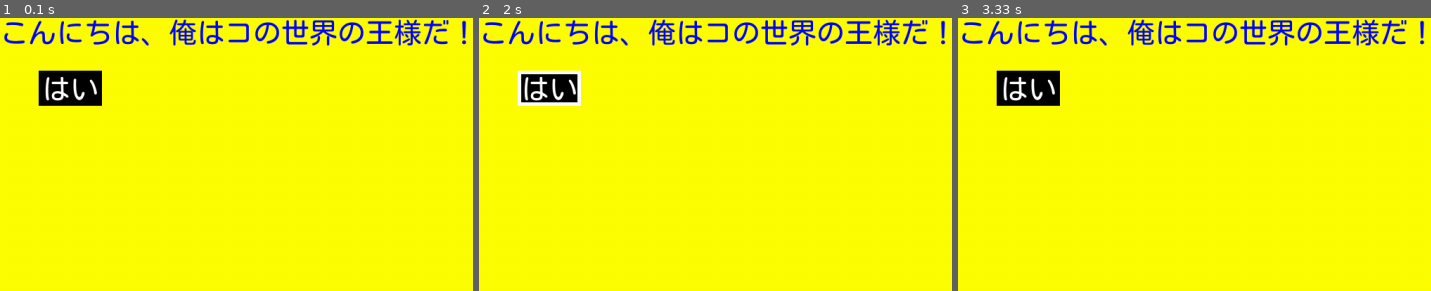
Above: before the commit, frames 1-3 (left to right).
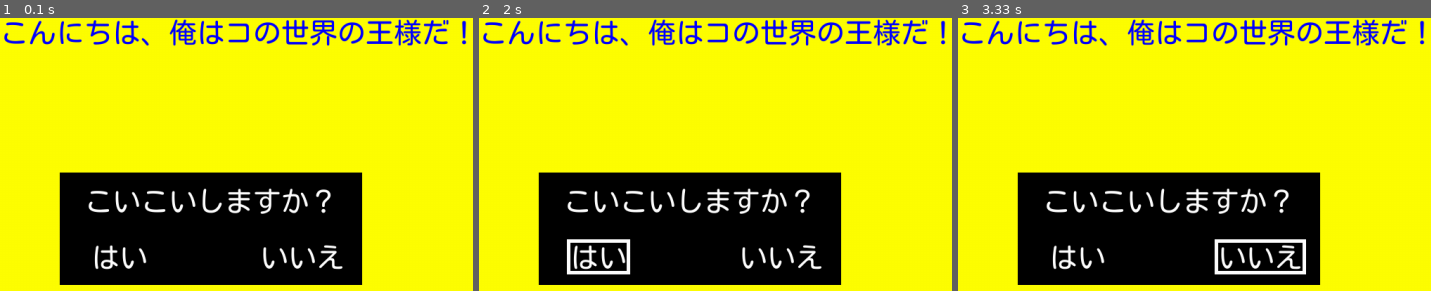
Above: after the commit, the same moments.

Repository: sammy12519/Hanafuda
Game: pygame game, started from test.py
The game is run twice, just before and just after one commit, with the same random seed, the same clock (stepped at 60 frames per second) and the same inputs.
Inputs (mouse positions are in pixels of both pictures, inside the frame that each line leads up to):
- Up to frame 1 (0.1 s): no input
- Up to frame 2 (2 s): click "はい" at 0.38 s; click (781, 258) at 0.72 s, where only the run after the commit has a clickable "いいえ"; click (649, 214) at 1.05 s; click "はい" at 1.88 s
- Up to frame 3 (3.33 s): click (outside the picture) at 2.22 s; click (1260, 258) at 3.05 s, where only the run after the commit has a clickable "いいえ"

The runs differ from the first frame. In frame 1, 28% of the frame differs, in the area x 8-77%, y 19-98%; in frame 2, 28%; in frame 3, 28%.

Commit message:
koikoi panel settings

Diff:
--- a/game.py
+++ b/game.py
@@ -35,6 +35,25 @@
 DECK_SIZE = 8
 POOL_SIZE = 8
 
+COVER_BOARDER = 10
+
+#colors
+WHITE = [255, 255, 255]
+YELLOW = [255, 255, 0]
+BLACK = [0, 0, 0]
+GRAY = [128, 128, 128]
+BLUE = [0, 128, 255]
+
+CARD_CONTENTS = [[i, j] for i in range(1, 13) for j in range(1, 5)]
+card_contents = CARD_CONTENTS
+
+screen = pygame.display.set_mode((WINDOW_SIZE_X, WINDOW_SIZE_Y))
+done = False
+flag = True
+
+# MOVE_TIME = 0.5
+MOVE_FRAME = 30
+
 #card properties
 prop_dic = {'kou':0, 'subkou':1, 'tane':2, 'tane_ani':3, 'tan':4, 'tan_r':5, 'tan_b':6, 'kasu':7}
 PROP_DIC_LEN = 8
@@ -136,35 +155,55 @@
 class YesNoPanel:
     def __init__(self, font, q_text, y_text, n_text,
                  color = WHITE, back_color = BLACK):
-        self.text_list = [q_text, y_text, n_text]
-        self.surf_list = [self.q_surf, self.y_surf, self.n_surf]
-        self.rect_list = [self.q_rect, self.y_rect, self.n_rect]
-        lists = zip(self.text_list, self.surf_list, self.rect_list)
-        for text, surf, rect in lists:
-            surf, rect = get_surf(font, text, color)
+        self.color = color
+        self.back_color = back_color
+        self.q_surf, self.q_rect = get_surf(font, q_text, color)
+        self.y_button = Button(font, y_text, color, back_color)
+        self.n_button = Button(font, n_text, color, back_color)
+        self.buttons = [self.y_button, self.n_button]
+        self.spacing = np.maximum(self.y_button.width, self.n_button.width)
+        self.center_y = self.q_rect.center[1] + self.q_rect.height
+        self.center_x = self.q_rect.center[0]
+        self.center = [self.center_x, self.center_y]
+        b_w = np.maximum(self.y_button.width, self.n_button.width)
+        self.boarder = 20
+        self.width = np.maximum(self.q_rect.width, 3 * b_w) + 2 * self.boarder
+        self.height = 3 * self.q_rect.height + 2 * self.boarder
+        self.size = [self.width, self.height]
+        self.topleft = []
+        self.set_center(self.center)
+
+    def set_center(self, center):
+        self.center = center
+        self.topleft = [self.center[0] - self.width / 2, self.center[1] - self.height / 2]
+        self.q_rect.center = [center[0], center[1] - self.q_rect.height]
+        b_w = np.maximum(self.y_button.width, self.n_button.width)
+        y_x = self.center[0] + (b_w - self.width) / 2 + self.boarder
+        n_x = self.center[0] - (b_w - self.width) / 2 - self.boarder
+        self.y_button.set_center([y_x, self.center[1] + self.q_rect.height])
+        self.n_button.set_center([n_x, self.center[1] + self.q_rect.height])
 
     def ProcessInput(self, events, pressed_keys):
-        pos = pygame.mouse.get_pos()
-        if self.Collide(pos):
-            self.move_on = True
-            for event in events:
-                if event.type == pygame.MOUSEBUTTONDOWN:
-                    print('Button is clicked')
-                    return True
-        else:
-            self.move_on = False
-        return False
+        for button in self.buttons:
+            button.ProcessInput(events, pressed_keys)
+        if self.y_button.ProcessInput(events, pressed_keys):
+            print('yes')
+            return True
+        elif self.n_button.ProcessInput(events, pressed_keys):
+            print('no')
+            return False
+        else:
+            return None
 
     def Update(self):
-        pass
+        for button in self.buttons:
+            botton.Update()
 
     def Render(self, screen):
-        if self.move_on:
-            pygame.draw.rect(screen, self.color, self.rect)
-            pygame.draw.rect(screen, self.back_color, self.text_rect)
-        else:
-            pygame.draw.rect(screen, self.back_color, self.rect)
-        screen.blit(self.text_surf, self.text_rect)
+        pygame.draw.rect(screen, self.back_color, self.topleft + self.size)
+        screen.blit(self.q_surf, self.q_rect)
+        for button in self.buttons:
+            button.Render(screen)
 
 
 #scoring rules
@@ -192,6 +231,11 @@
         self.state = self.state_dic['idle']
         self.text = ''
         self.pump_idx = 0
+        self.koikoi_panel = YesNoPanel(self.font, u'こいこいしますか？', u'はい', u'いいえ')
+        self.koikoi_panel.set_center([WINDOW_SIZE_X / 2, WINDOW_SIZE_Y / 2])
+
+    def IsNotIdle(self):
+        return self.state != self.state_dic['idle']
 
     def Check(self, pattern, name):
         record = self.records.get(name)
@@ -252,20 +296,28 @@
                 pos[1] >= self.window_pos[1] and
                 pos[1] <= self.window_pos[1] + self.window_size[1])
 
-    def ProcessInput(self, events):
-        for event in events:
-            if event.type == pygame.MOUSEBUTTONDOWN:
-                pos = pygame.mouse.get_pos()
-                if self.Collide(pos):
-                    print('window is clicked')
-                    if self.state == self.state_dic['pump']:
+    def ProcessInput(self, events, pressed_keys):
+        if self.state == self.state_dic['koikoi']:
+            self.koikoi_panel.ProcessInput(events, pressed_keys)
+        else:
+            for event in events:
+                if event.type == pygame.MOUSEBUTTONDOWN:
+                    pos = pygame.mouse.get_pos()
+                    if self.state == self.state_dic['pump'] and self.Collide(pos):
+                        print('window is clicked')
+                        print('and the state is now pump')
                         self.pump_idx = self.pump_idx + 1
+                        print('pump idx : ' + str(self.pump_idx))
+                        print('new_patterns : ' + str(self.new_patterns))
                         if self.pump_idx == len(self.new_patterns):
-                            # self.state = self.state_dic['koikoi']
-                            self.state = self.state_dic['idle']
+                            self.state = self.state_dic['koikoi']
+                            print('the state is now koikoi')
+                            # self.state = self.state_dic['idle']
+
 
     def Update(self):
         if self.new_patterns != [] and self.state == self.state_dic['idle']:
+            print('change to state pump!')
             self.state = self.state_dic['pump']
             self.pump_idx = 0
 
@@ -281,29 +333,7 @@
             text_rect.center = [text_center_x, text_center_y]
             screen.blit(text_surface, text_rect)
         elif self.state == self.state_dic['koikoi']:
-            question = u'こいこいしますか？'
-            q_surf = self.font.render(text, True, WHITE)
-            q_rect = q_surf.get_rect()
-
-
-COVER_BOARDER = 10
-
-#colors
-WHITE = [255, 255, 255]
-YELLOW = [255, 255, 0]
-BLACK = [0, 0, 0]
-GRAY = [128, 128, 128]
-BLUE = [0, 128, 255]
-
-CARD_CONTENTS = [[i, j] for i in range(1, 13) for j in range(1, 5)]
-card_contents = CARD_CONTENTS
-
-screen = pygame.display.set_mode((WINDOW_SIZE_X, WINDOW_SIZE_Y))
-done = False
-flag = True
-
-# MOVE_TIME = 0.5
-MOVE_FRAME = 30
+            self.koikoi_panel.Render(screen)
 
 _image_library = {}
 def get_image(path):
@@ -404,11 +434,14 @@
         self.type_spacing = 10
 
     def ProcessInput(self, events, pressed_keys):
-        for card in self.cards:
-            selected_card = card.ProcessInput(events, pressed_keys)
-            if selected_card != None:
-                print('deck get selected card!')
-                return selected_card
+        if self.rules.IsNotIdle():
+            self.rules.ProcessInput(events, pressed_keys)
+        else:
+            for card in self.cards:
+                selected_card = card.ProcessInput(events, pressed_keys)
+                if selected_card != None:
+                    print('deck get selected card!')
+                    return selected_card
         return None
 
     def CheckPatterns(self):
@@ -537,7 +570,7 @@
                     self.matched_cards = [pool_selected_card]
         else:
             selected_card = None
-            if self.state == self.state_dic['idle']:
+            if self.state == self.state_dic['idle'] or self.state == self.state_dic['koikoi']:
                 deck = self.decks[self.player]
                 selected_card = deck.ProcessInput(filtered_events, pressed_keys)
             if selected_card != None:
@@ -595,6 +628,7 @@
         print('to idle state')
         deck = self.decks[self.player]
         if self.state != self.state_dic['koikoi'] and deck.CheckPatterns():
+            print('change to state koikoi and now player is %d' % self.player)
             self.state = self.state_dic['koikoi']
         else:
             self.state = self.state_dic['idle']
--- a/test.py
+++ b/test.py
@@ -3,6 +3,7 @@
 import pygame
 from pygame.locals import *
 from sys import exit
+import numpy as np
 
 pygame.init()
 screen = pygame.display.set_mode((1280, 800), 0, 32)
@@ -22,7 +23,6 @@
     surf = font.render(text, True, color)
     rect = surf.get_rect()
     return surf, rect
-
 
 class Button:
     def __init__(self, font, text, color = WHITE, back_color = BLACK):
@@ -75,6 +75,57 @@
             pygame.draw.rect(screen, self.back_color, self.rect)
         screen.blit(self.text_surf, self.text_rect)
 
+class YesNoPanel:
+    def __init__(self, font, q_text, y_text, n_text,
+                 color = WHITE, back_color = BLACK):
+        self.color = color
+        self.back_color = back_color
+        self.q_surf, self.q_rect = get_surf(font, q_text, color)
+        self.y_button = Button(font, y_text, color, back_color)
+        self.n_button = Button(font, n_text, color, back_color)
+        self.buttons = [self.y_button, self.n_button]
+        self.spacing = np.maximum(self.y_button.width, self.n_button.width)
+        self.center_y = self.q_rect.center[1] + self.q_rect.height
+        self.center_x = self.q_rect.center[0]
+        self.center = [self.center_x, self.center_y]
+        b_w = np.maximum(self.y_button.width, self.n_button.width)
+        self.boarder = 20
+        self.width = np.maximum(self.q_rect.width, 3 * b_w) + 2 * self.boarder
+        self.height = 3 * self.q_rect.height + 2 * self.boarder
+        self.size = [self.width, self.height]
+        self.topleft = []
+        self.set_center(self.center)
+
+    def set_center(self, center):
+        self.center = center
+        self.topleft = [self.center[0] - self.width / 2, self.center[1] - self.height / 2]
+        self.q_rect.center = [center[0], center[1] - self.q_rect.height]
+        b_w = np.maximum(self.y_button.width, self.n_button.width)
+        y_x = self.center[0] + (b_w - self.width) / 2 + self.boarder
+        n_x = self.center[0] - (b_w - self.width) / 2 - self.boarder
+        self.y_button.set_center([y_x, self.center[1] + self.q_rect.height])
+        self.n_button.set_center([n_x, self.center[1] + self.q_rect.height])
+
+    def ProcessInput(self, events, pressed_keys):
+        if self.y_button.ProcessInput(events, pressed_keys):
+            print('yes')
+            return True
+        elif self.n_button.ProcessInput(events, pressed_keys):
+            print('no')
+            return False
+        else:
+            return None
+
+    def Update(self):
+        for button in self.buttons:
+            botton.Update()
+
+    def Render(self, screen):
+        pygame.draw.rect(screen, self.back_color, self.topleft + self.size)
+        for button in self.buttons:
+            button.Render(screen)
+        screen.blit(self.q_surf, self.q_rect)
+
 x = 0
 y = (800 - text_surface.get_height())/2
 
@@ -87,11 +138,15 @@
             exit()
 
     screen.fill(pygame.Color('yellow'))
-    b = Button(font, u'はい')
-    b.set_center([100, 100])
-    b.Update()
-    b.ProcessInput(events, None)
-    b.Render(screen)
+    panel = YesNoPanel(font, u'こいこいしますか？', u'はい', u'いいえ')
+    panel.set_center([300, 300])
+    panel.ProcessInput(events, None)
+    panel.Render(screen)
+    # b = Button(font, u'はい')
+    # b.set_center([100, 100])
+    # b.Update()
+    # b.ProcessInput(events, None)
+    # b.Render(screen)
 
 
     screen.blit(text_surface, (0, 0))
